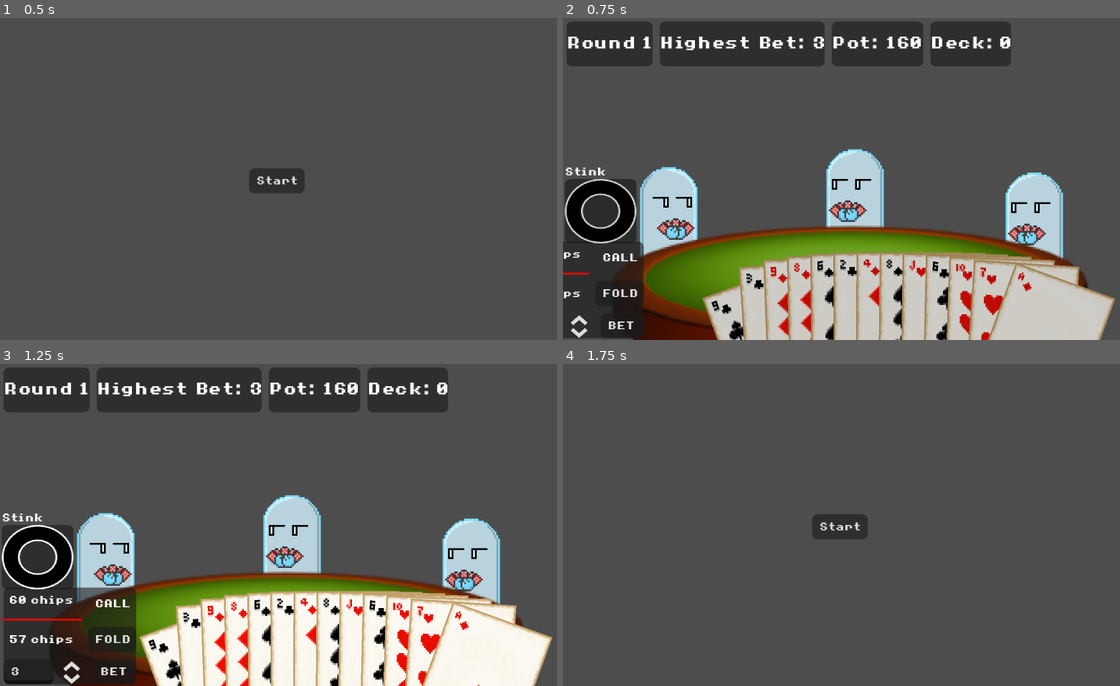
Above: before the commit, frames 1-4 (two rows, left to right).
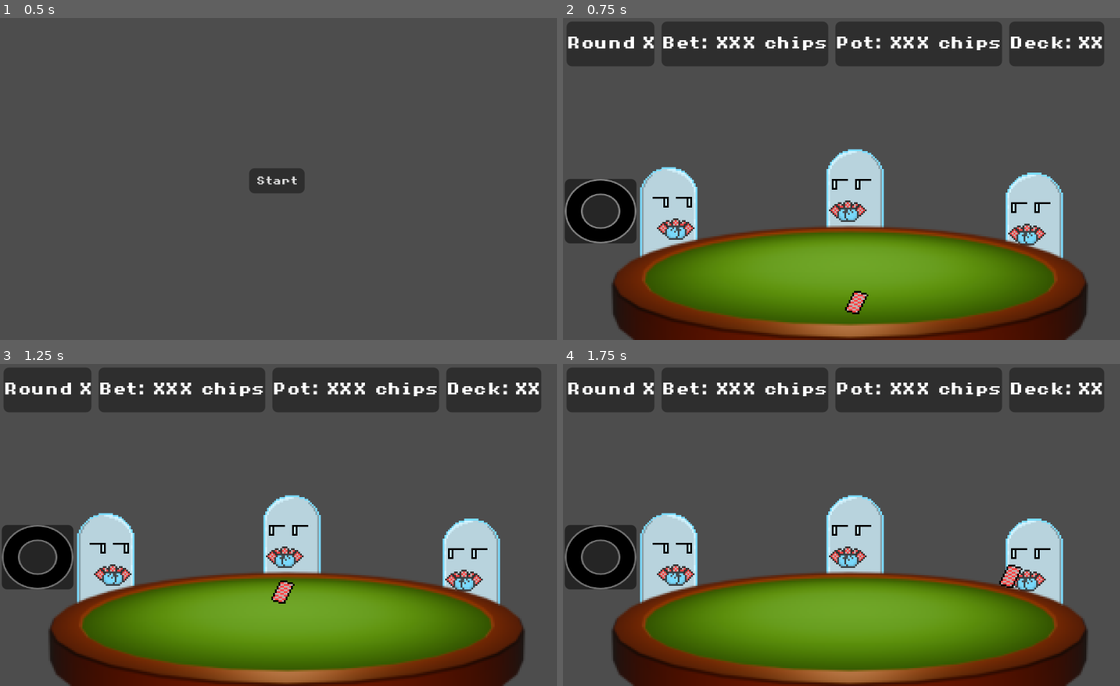
Above: after the commit, the same moments.

Repository: tofimega/ghost-poker
Game: Godot game, scene res://scenes/title_menu/hud/title_menu_hud.tscn
Two runs of this game, one before a commit and one after it. Both use one fixed random seed, a clock stepped at 60 frames per second and the inputs below.
Inputs (mouse positions are in pixels of both pictures, inside the frame that each line leads up to):
- Up to frame 1 (0.5 s): no input
- Up to frame 2 (0.75 s): click "Start" at 0.5 s
- Up to frame 3 (1.25 s): no input
- Up to frame 4 (1.75 s): click (674, 640) at 1.25 s, where only the run before the commit has a clickable "FOLD"

Frame 1 is identical in both runs. In frame 2, 26% of the frame differs, in the area x 0-100%, y 1-100%; in frame 3, 30%; in frame 4, 48%, in the area x 0-98%, y 1-100%.

Commit message:
technically everything's there now it's just wrong

Diff:
--- a/scenes/debug_frontend/debug_frontend.gd
+++ b/scenes/debug_frontend/debug_frontend.gd
@@ -1,4 +1,4 @@
-class_name  DebugFrontend
+class_name DebugFrontend
 extends VBoxContainer
 
 @onready var players: HBoxContainer = $Players
--- a/scenes/game_scene/game_scene.gd
+++ b/scenes/game_scene/game_scene.gd
@@ -10,7 +10,7 @@
 @onready var ghost_2: GhostSprite = $Objects/Ghost2
 @onready var ghost_3: GhostSprite = $Objects/Ghost3
 @onready var card_back: Sprite2D = $CardBack
-@onready var markers: Array[Marker2D] =[$P0, $P1, $P2, $P3]
+@onready var markers: Array[Marker2D] =[$P0, $P3, $P2, $P1]
 
 @onready var target_selector: TargetSelector = $TargetSelector
 
@@ -74,20 +74,24 @@
 
 func update_scene_state(changes: Array[LoggedAction])->void:
 	assert(_changes.is_empty())
+	GlobalLogger.log_text("Beginning action playback...")
 	_changes = changes.duplicate()
 	_changes.reverse()
+	changes.clear()
 	_next_action.connect(_update_scene_state)
 	_update_scene_state()
 
 
 func _update_scene_state()->void:
 	if _changes.is_empty():
+		GlobalLogger.log_text("All actions finished playing")
 		_next_action.disconnect(_update_scene_state)
 		FrontendManager.new_info.emit()
 		hud.toggle_hud(true)
 		return
 
 	var change: LoggedAction = _changes.pop_back()
+	GlobalLogger.log_text("Playing action: " + str(change))
 	_playback_action(change)
 
 
@@ -95,6 +99,32 @@
 	match action.type():
 		LoggedAction.Type.Bet: _playback_bet(action as LBetAction)
 		LoggedAction.Type.Cheat: _playback_cheat(action as LCheatAction)
+		LoggedAction.Type.Deal: _playback_deal(action as LDealCardAction)
+		LoggedAction.Type.Round: _playback_round(action as LNewRoundAction)
+		_:
+			push_warning("UNKNOWN ACTION TYPE \""+LoggedAction.Type.find_key(action.type())+"\", IGNORING")
+			_next_action.emit()
+
+
+func _playback_round(action: LNewRoundAction)->void:
+	hud.display_info("Round "+str(action.player), DISPLAY_TIME)
+	get_tree().create_timer(DISPLAY_TIME).timeout.connect(_next_action.emit, CONNECT_ONE_SHOT)
+
+
+func _playback_deal(action: LDealCardAction) ->void:
+	var players: Array[int] = PokerEngine.players.keys().filter(func (i: int)->bool: return PokerEngine.get_player(i).in_game)
+	var count = action.player *players.size()
+	_playback_next_deal(count, players)
+
+
+func _playback_next_deal(count: int, players: Array[int])->void:
+	GlobalLogger.log_text("Next card goes to: "+str(players[count%players.size()]))
+	card_back.visible=false
+	if count <= 1: anim_deal_card(players[count%players.size()])\
+					.finished.connect(func ()->void:
+									card_back.visible=false
+									_next_action.emit(), CONNECT_ONE_SHOT)
+	else: anim_deal_card(players[count%players.size()]).finished.connect(_playback_next_deal.bind(count-1, players), CONNECT_ONE_SHOT)
 
 
 func _playback_bet(action: LBetAction)->void:
@@ -122,16 +152,16 @@
 
 func _playback_cheat(action: LCheatAction)->void:
 	var sprite: GhostSprite = get_sprite(action.player)
-	sprite.display_info(action.name)
-	if action.name.to_lower() == "clairvoyance" or action.name.to_lower() == "stink": sprite.animation_player.action_finished.connect(func (): _playback_hurt(action), CONNECT_ONE_SHOT)
+	sprite.display_info(Cheat.Type.find_key(action.name))
+	if action.name == Cheat.Type.CLAIRVOYANCE or action.name ==Cheat.Type.STINK: sprite.animation_player.action_finished.connect(func (): _playback_hurt(action), CONNECT_ONE_SHOT)
 	else: sprite.animation_player.action_finished.connect(_next_action.emit, CONNECT_ONE_SHOT)
 	sprite.animation_player.do_action(GhostAnim.ActionMode.CHEAT)
 
 
 const DISPLAY_TIME: float = 0.7
 func _playback_hurt(action: LCheatAction)->void:
-	match action.name.to_lower():
-		"clairvoyance", "stink":
+	match action.name:
+		Cheat.Type.CLAIRVOYANCE, Cheat.Type.STINK:
 			if action.target == 0:
 				hud.display_info("ow", DISPLAY_TIME)
 				get_tree().create_timer(DISPLAY_TIME).timeout.connect(_next_action.emit, CONNECT_ONE_SHOT)
@@ -150,7 +180,7 @@
 		_: return null
 
 
-func anim_deal_card(player: int)->void:
+func anim_deal_card(player: int)->Tween:
 	card_back.global_position=card_back_pos
 	var move_tween: Tween = create_tween()
 	const transition_type := Tween.TRANS_LINEAR
@@ -161,9 +191,8 @@
 	move_tween.tween_property(card_back, "global_position", markers[player].global_position, duration)\
 	.set_ease(ease_type).set_trans(transition_type)
 
-	await move_tween.finished
-	hud.update()
-	card_back.visible=false
+	return move_tween
+
 
 
 func _select_target_for_cheat()->void:
@@ -179,8 +208,8 @@
 func target_selected(target: int)->void:
 	target_selector._toggle_selection(false)
 	player.cheat.execute(target)
-	if player.cheat.name() == "Clairvoyance": hud.show_other_hand(target)
+	if player.cheat.name() == Cheat.Type.CLAIRVOYANCE: hud.show_other_hand(target)
 	FrontendManager.new_info.emit()
 	hud.toggle_hud(true)
-	if player.cheat.name() == "Freeze": return
+	if player.cheat.name() == Cheat.Type.FREEZE: return
 	get_sprite(target).animation_player.do_action(GhostAnim.ActionMode.HURT)
--- a/scenes/hud/hud.gd
+++ b/scenes/hud/hud.gd
@@ -68,7 +68,7 @@
 	highest_bet.text="Highest Bet: "+str(PokerEngine.highest_bet)
 	round.text="Round "+str(PokerEngine.current_turn)
 	pow.modulate_progress(PokerEngine.get_player(0).cheat.charge)
-	ph_cheat_name.text=PokerEngine.get_player(0).cheat.name()
+	ph_cheat_name.text=Cheat.Type.find_key(PokerEngine.get_player(0).cheat.name())
 	_refresh_hand(hand, 0)
 
 
--- a/scenes/sprites/ghost_animation.gd
+++ b/scenes/sprites/ghost_animation.gd
@@ -47,13 +47,15 @@
 
 func _on_animation_finished(anim_name: StringName) -> void:
 	if anim_name == "RESET": return
+	if current_state==AnimationState.ACTION:
+		current_state=AnimationState.IDLE
+		action_finished.emit()
+
 	if idle_mode == IdleMode.FOLD: return
 	if anim_name == "idle_all_in_start": return
 
 	_back_to_idle()
-	if current_state==AnimationState.ACTION:
-		current_state=AnimationState.IDLE
-		action_finished.emit()
+
 
 
 func _play(anim_name: StringName)->void:
@@ -75,7 +77,7 @@
 	match idle_mode:
 		IdleMode.DEFAULT:
 			if randi_range(0,1): play("idle_default")
-			else: _play("idle_"+PokerEngine.get_player(id).cheat.name().to_lower())
+			else: _play("idle_"+Cheat.Type.find_key(PokerEngine.get_player(id).cheat.name()).to_lower())
 
 
 func _ready() -> void:
--- a/scenes/user_input/user_input.gd
+++ b/scenes/user_input/user_input.gd
@@ -1,7 +1,5 @@
 class_name UserInput
 extends Control
-
-signal user_action(action: Action)
 
 # show-only
 @onready var current_chips: Label = $VBoxContainer/HBoxContainer/ChipCount/CurrentChips
--- a/scripts/cheat/cheat.gd
+++ b/scripts/cheat/cheat.gd
@@ -1,6 +1,15 @@
 @abstract
 class_name Cheat
 extends Object
+
+
+enum Type {
+	CLAIRVOYANCE,
+	STINK,
+	FREEZE,
+	WILDCARD
+}
+
 
 var charge: float = 0:
 	set(c):
@@ -15,7 +24,7 @@
 
 func offense()->bool: return true
 
-@abstract func name() -> String
+@abstract func name() -> Type
 
 func _boost_charge(p: int, bet: Bet)->void:
 	if p!=player: return
--- a/scripts/cheat/cheat_clairvoyance.gd
+++ b/scripts/cheat/cheat_clairvoyance.gd
@@ -2,7 +2,7 @@
 extends Cheat
 
 
-func name() -> String: return "Clairvoyance"
+func name() -> Type: return Type.CLAIRVOYANCE
 
 func _execute(target: int)->float:
 	GlobalLogger.log_text("\tCLAIRVOYANCE")
--- a/scripts/cheat/cheat_freeze.gd
+++ b/scripts/cheat/cheat_freeze.gd
@@ -4,7 +4,7 @@
 
 
 
-func name()->String: return "Freeze"
+func name()->Type: return Type.FREEZE
 
 
 func _execute(target: int)->float:
--- a/scripts/cheat/cheat_stink.gd
+++ b/scripts/cheat/cheat_stink.gd
@@ -4,7 +4,7 @@
 const length: int = 3
 
 
-func name()->String: return "Stink"
+func name()->Type: return Type.STINK
 
 
 func _execute(target: int)->float:
--- a/scripts/cheat/cheat_wildcard.gd
+++ b/scripts/cheat/cheat_wildcard.gd
@@ -3,7 +3,7 @@
 
 
 
-func name()->String: return "WildCard"
+func name()->Type: return Type.WILDCARD
 func offense()->bool: return false
 
 
--- a/scripts/data/computer_action/l_action_bet.gd
+++ b/scripts/data/computer_action/l_action_bet.gd
@@ -10,3 +10,6 @@
 	self.player=player
 	self.bet=bet
 	self.frozen=frozen
+
+func _to_string() -> String:
+	return "bet action: (" + str(bet) + ") from player " + str(player) + (" (frozen)" if frozen else "")
--- a/scripts/data/computer_action/l_action_cheat.gd
+++ b/scripts/data/computer_action/l_action_cheat.gd
@@ -2,11 +2,14 @@
 extends LoggedAction
 
 var target: int
-var name: String
+var name: Cheat.Type
 
 func type()->Type: return Type.Cheat
 
-func _init(player: int, target: int, name: String)->void:
+func _init(player: int, target: int, name: Cheat.Type)->void:
 	self.player=player
 	self.target=target
 	self.name=name
+
+func _to_string() -> String:
+	return "cheat action: (" + Cheat.Type.find_key(name) + ") from player " + str(player) + ", target: " + str(target)
--- /dev/null
+++ b/scripts/data/computer_action/l_action_deal.gd
@@ -0,0 +1,13 @@
+class_name LDealCardAction
+extends LoggedAction
+
+
+func _init(amount: int) -> void:
+	player=amount
+
+
+func type() -> Type:
+	return Type.Deal
+
+func _to_string() -> String:
+	return "deal action: " + str(player) + " cards to all active players"
--- /dev/null
+++ b/scripts/data/computer_action/l_action_round.gd
@@ -0,0 +1,11 @@
+class_name LNewRoundAction
+extends LoggedAction
+
+
+func type()->Type: return Type.Round
+
+func _init(round: int)->void:
+	player=round
+
+func _to_string() -> String:
+	return "round begin action: round " + str(player)
--- a/scripts/data/computer_action/logged_action.gd
+++ b/scripts/data/computer_action/logged_action.gd
@@ -4,7 +4,9 @@
 
 enum Type {
 	Bet,
-	Cheat
+	Cheat,
+	Deal,
+	Round
 }
 
 var player: int
--- a/scripts/data/player.gd
+++ b/scripts/data/player.gd
@@ -46,7 +46,7 @@
 
 func fold()->void:
 	in_game=false
-	PokerEngine.player_out.emit(id)
+	#PokerEngine.player_out.emit(id)
 
 
 func _to_string() -> String:
--- a/scripts/logger.gd
+++ b/scripts/logger.gd
@@ -2,19 +2,12 @@
 
 var log_file: FileAccess
 
-var mute: bool = false:
-	set(m):
-		if m: log_text("[LOGGER MUTED]")
-		mute=m
-		if !m: log_text("[LOGGER UNMUTED]")
 
 func _init()->void:
 	log_file = FileAccess.open("log.txt", FileAccess.WRITE)
 
 
 func log_text(s: String)->void:
-	if mute: return
-
 	log_file.store_line(s)
 	log_file.flush()
 
--- a/scripts/player_controller/player_controller.gd
+++ b/scripts/player_controller/player_controller.gd
@@ -50,7 +50,7 @@
 
 func cheat(target: int)->float:
 	if player.cheat.charge < 1: return 1
-	PokerEngine.action_log.push_back(LCheatAction.new(player.id, target, player.cheat.name()))
+	PokerEngine._push_action(LCheatAction.new(player.id, target, player.cheat.name()))
 	return player.cheat.execute(target)
 
 
--- a/scripts/poker_engine.gd
+++ b/scripts/poker_engine.gd
@@ -94,6 +94,7 @@
 				#deck_empty.emit()
 				return
 			player.hand.append(deck.pop_back())
+	_push_action(LDealCardAction.new(count))
 
 
 func current_player_count()->int:
@@ -123,14 +124,16 @@
 		if !p.in_game or p.controller.is_human(): continue
 		p.controller.use_early_cheat()
 
-	_process_round()
+	_push_action(LNewRoundAction.new(current_turn))
+	_process_round() #TODO: something happens out of order (or at least it's displayed wrong)
 
 
 func _process_round()->void:
 	_process_queue()
 	if _turn_queue.is_empty():
 		FrontendManager.get_game_scene().update_scene_state(action_log)
-		return #TODO: round over, begin next round...
+		FrontendManager.front_end_updated.connect(start_next_round, CONNECT_ONE_SHOT)
+		return
 	FrontendManager.front_end_updated.connect(_process_round, CONNECT_ONE_SHOT)
 	FrontendManager.get_game_scene().update_scene_state(action_log)
 
@@ -139,6 +142,11 @@
 	var player: Player = get_player(0)
 	player.last_bet=user_bet
 	_handle_player_bet(player)
+
+
+func _push_action(a: LoggedAction)->void:
+	action_log.push_back(a)
+	GlobalLogger.log_text("New action: "+ str(a))
 
 
 func _process_queue()->void:
@@ -175,7 +183,7 @@
 		bet.amount=-1
 		player_bets[id] = bet
 		player_bets_noclear[id] = bet
-		action_log.push_back(LBetAction.new(id, bet, p.frozen))
+		_push_action(LBetAction.new(id, bet, p.frozen))
 		return
 
 	if bet.type==bet.Type.ALL_IN: p.all_in=true
@@ -187,7 +195,7 @@
 	else: p.frozen=false
 
 	if highest_bet>prev_highest: _expand_turn_queue(p)
-	action_log.push_back(LBetAction.new(id, bet, p.frozen))
+	_push_action(LBetAction.new(id, bet, p.frozen))
 	player_bet.emit(p.id, bet)
 
 
@@ -252,9 +260,10 @@
 		players[i].controller = PlayerController.new(players[i]) if i !=0 else UserPlayerController.new(players[i])
 		players[i].cheat = cheats[i]
 		cheats[i].player=i
+
+	deal_cards(STARING_HAND_SIZE)
 	for p: Player in players.values():
-		deal_cards(STARING_HAND_SIZE)
-		#hand_dealt.emit(p)
+
 		p.chips=STARING_CHIP_COUNT
 		p.chips-=STARTING_ANTE
 		pool+=STARTING_ANTE
Not shown, changed: export_presets.cfg
Not shown, added: scripts/data/computer_action/l_action_deal.gd.uid
Not shown, added: scripts/data/computer_action/l_action_round.gd.uid
